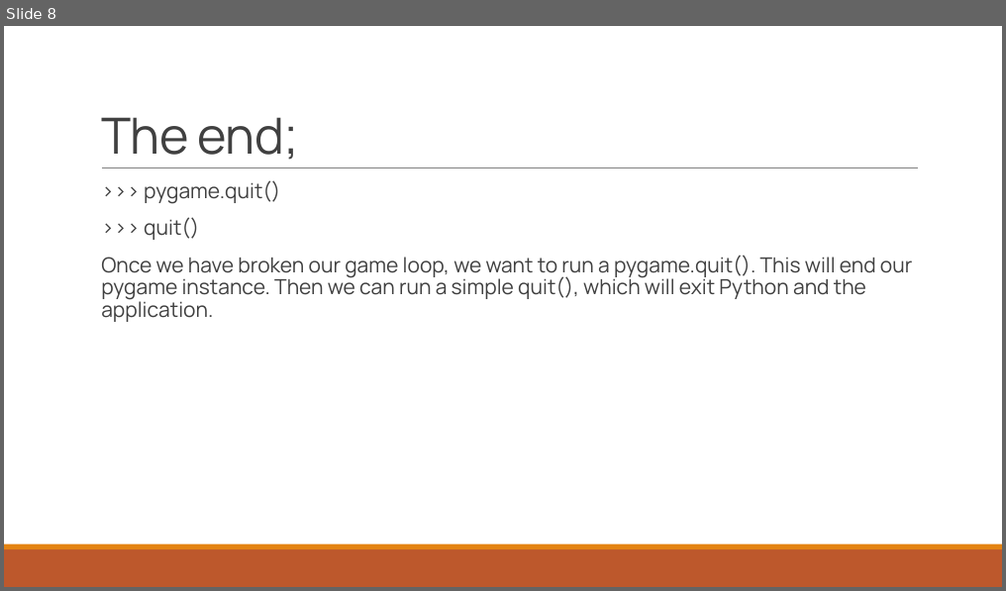
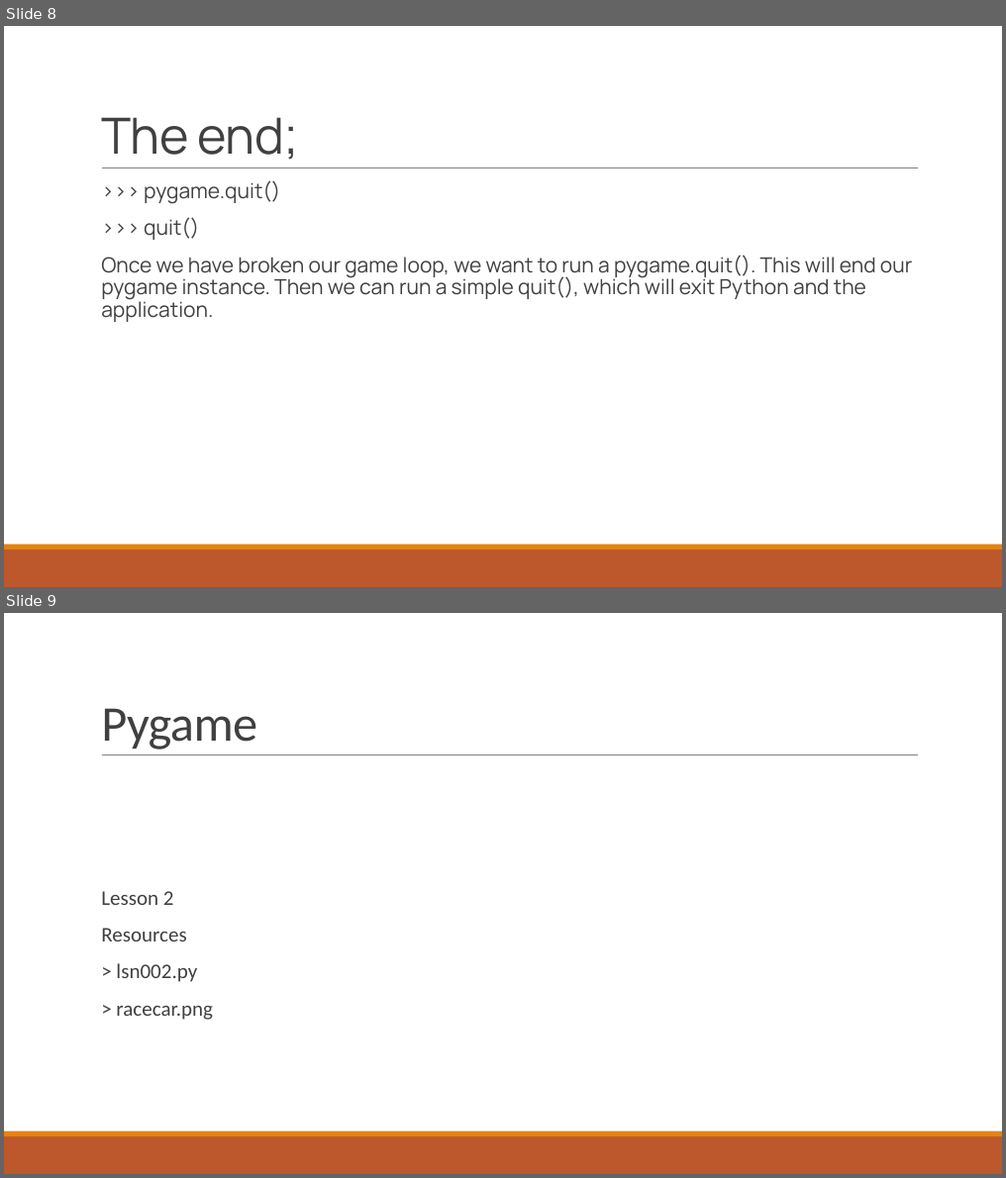
Before and after one commit to Digikids/PYGAMES-SERIES, a slide deck: Notes.pptx. Shown one above the other, each under a label of ours: slide 8 before the commit, slides 8 and 9 after it. The pictures are 1006x591 and 1006x1178 pixels, drawn with LibreOffice and Linux fonts; fonts in the diff are those of the drawing. Boxes give left, top, right and bottom in pixels: in the first picture for what was removed or moved away, otherwise in the second. Text is boxed around its words. In the diff, an @@ line names an element or a change of style, - is before the commit and + after.

```diff
--- a/Notes.pptx
+++ b/Notes.pptx
@@ slide 9 added at box(4, 613, 1002, 1174), background #FFFFFF; not listed: 3 template elements that a slide beside it also shows @@
@@ title added at box(101, 708, 257, 750), 48 pt, text #404040 @@
+Pygame
@@ text added at box(101, 891, 213, 1020), 20 pt, text #404040 @@
+  Lesson 2
+  Resources
+  > lsn002.py
+  > racecar.png
```
Also in this commit, not shown: 3 other slides added, 2 other files.
